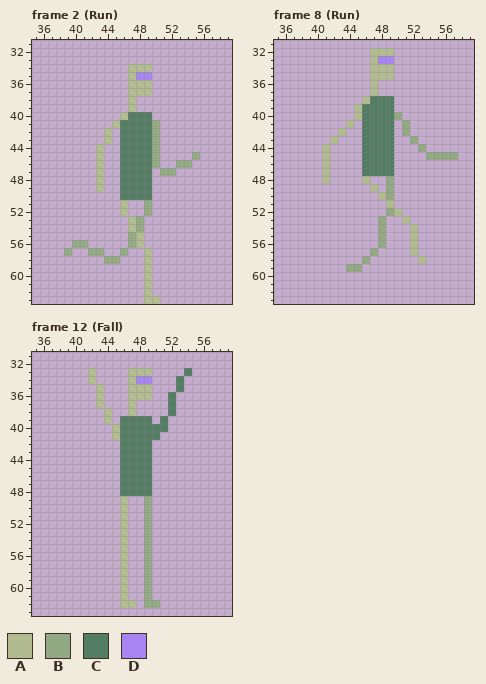
Two versions of one pixel-art file, Sprites/ExpA.aseprite. Above, as it was before the edit.
64x64 pixels, 14 frames. Shown: frame 2 (Run): x 35..59, y 31..63; frame 8 (Run): x 35..59, y 31..63; frame 12 (Fall): x 35..59, y 31..63. The old version is drawn lined up with the new one, on the new canvas. The commit also changed other frames, which this record leaves out.
Palette (. is transparent): A #b2ba90  B #92a984  C #547e64  D #a884f3
After:
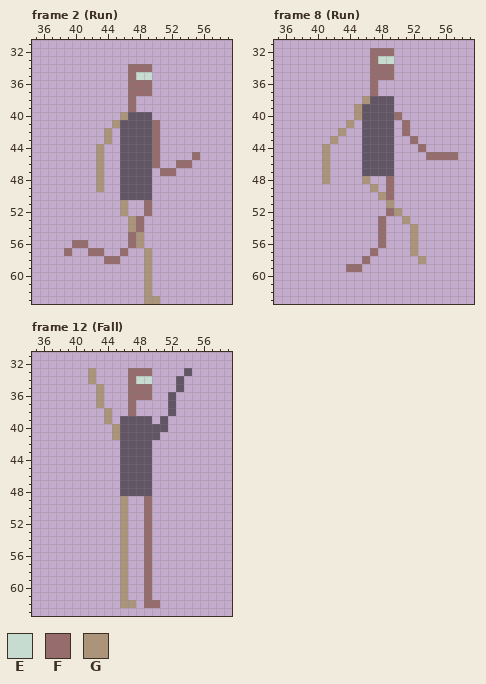
Colours new in this view: E #c7dcd0  F #966c6c  G #ab947a
What changed:
canvas 64x64 -> 96x64, the old top-left corner now at 17,16 (the part of the old canvas that was cut away was empty and is not shown)
Colour C changes from #547e64 to #625565.
Frame 2 (Run):
The author changed colour D to colour E in row 35 at x 48 to 49.
The author changed colour A to colour F in row 34 at x 47 to 49; in row 35 at x 47; in rows 36 to 37 at x 47 to 49; in rows 38 to 39 at x 47.
The author changed colour B to colour F in rows 41 to 44 at x 50; in row 45 at x 50 and 55; in row 46 at x 50 and 53 to 54; in row 47 at x 51 to 52; in rows 51 to 52 at x 49; in rows 53 to 54 at x 48.
The author changed colour B to colour F in row 55 at x 47; in row 56 at x 40 to 41 and 47; in row 57 at x 39, 42 to 43 and 46; in row 58 at x 44 to 45.
The author changed colour A to colour G in row 40 at x 46; in row 41 at x 45; in rows 42 to 43 at x 44; in rows 44 to 49 at x 43; in rows 51 to 52 at x 46; in rows 53 to 54 at x 47.
The author changed colour A to colour G in rows 55 to 56 at x 48; in rows 57 to 62 at x 49; in row 63 at x 49 to 50.
Frame 8 (Run):
The author changed colour D to colour E in row 33 at x 48 to 49.
The author changed colour A to colour F in row 32 at x 47 to 49; in row 33 at x 47; in rows 34 to 35 at x 47 to 49; in rows 36 to 37 at x 47.
The author changed colour B to colour F in row 40 at x 50; in rows 41 to 42 at x 51; in row 43 at x 52; in row 44 at x 53; in row 45 at x 54 to 57; in rows 48 to 50 at x 49.
The author changed colour B to colour F in row 52 at x 49; in rows 53 to 56 at x 48; in row 57 at x 47; in row 58 at x 46; in row 59 at x 44 to 45.
The author changed colour A to colour G in row 38 at x 46; in rows 39 to 40 at x 45; in row 41 at x 44; in row 42 at x 43; in row 43 at x 42; in rows 44 to 47 at x 41.
The author changed colour A to colour G in row 48 at x 41 and 46; in row 49 at x 47; in row 50 at x 48; in row 51 at x 49; in row 52 at x 50; in row 53 at x 51.
The author changed colour A to colour G in rows 54 to 57 at x 52; in row 58 at x 53.
Frame 12 (Fall):
The author changed colour D to colour E in row 34 at x 48 to 49.
The author changed colour A to colour F in row 33 at x 47 to 49; in row 34 at x 47; in rows 35 to 36 at x 47 to 49; in rows 37 to 38 at x 47.
The author changed colour B to colour F in rows 49 to 61 at x 49; in row 62 at x 49 to 50.
The author changed colour A to colour G in rows 33 to 34 at x 42; in rows 35 to 37 at x 43; in rows 38 to 39 at x 44; in rows 40 to 41 at x 45; in rows 49 to 61 at x 46; in row 62 at x 46 to 47.
